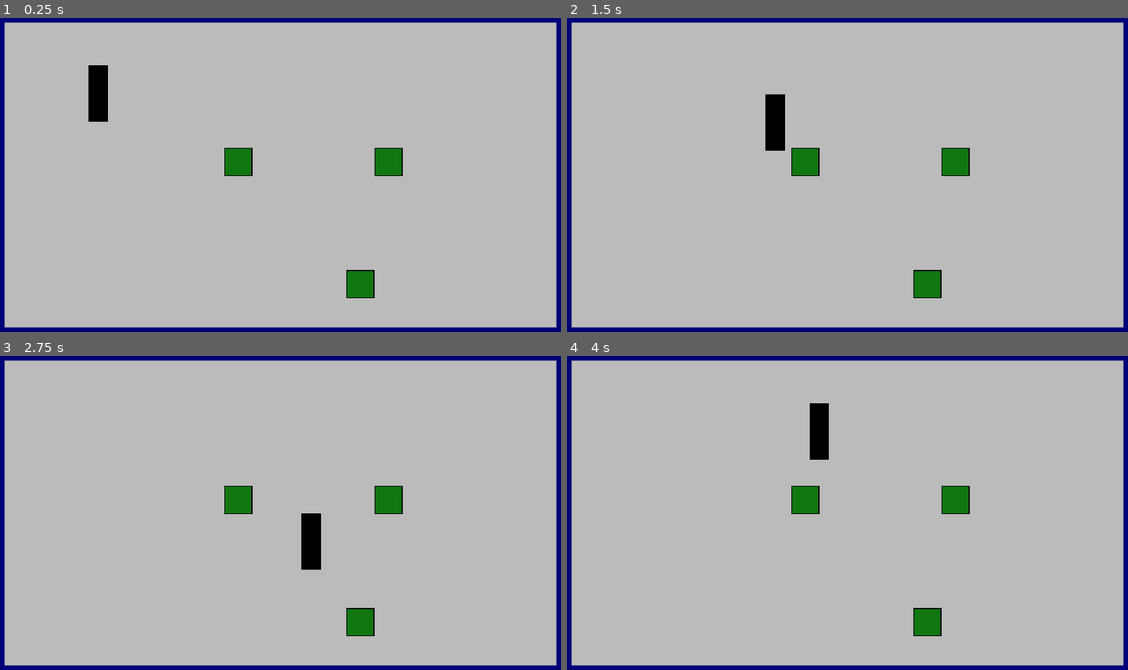
Above: before the commit, frames 1-4 (two rows, left to right).
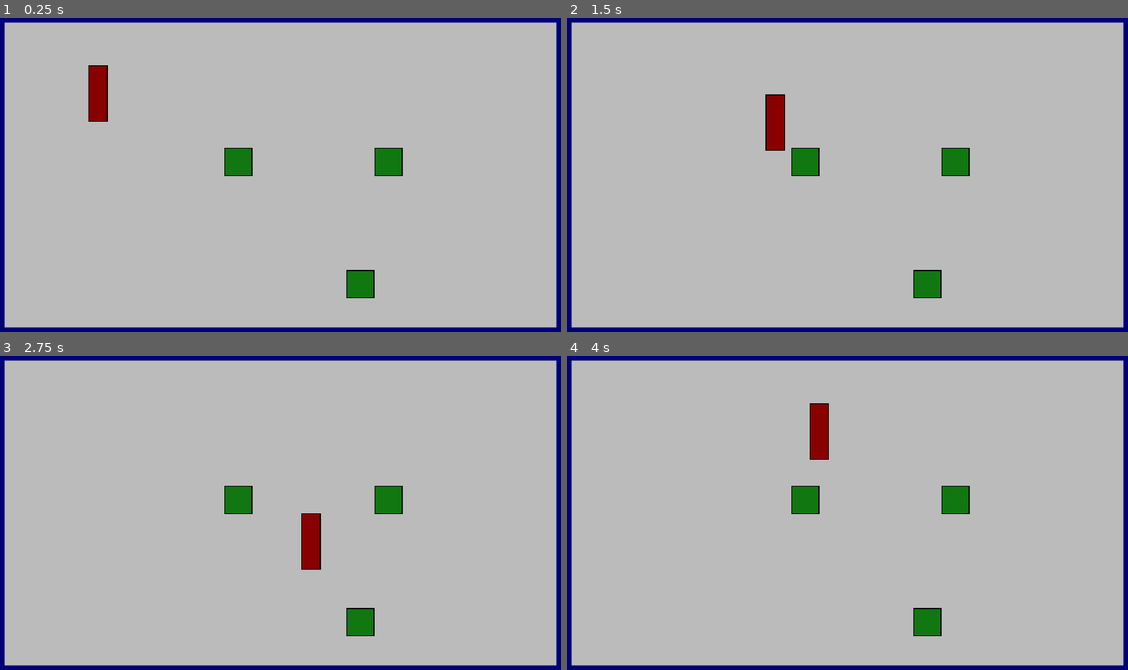
Above: after the commit, the same moments.

Repository: telmotrooper/goofy-demo
Game: Godot game, scene res://main.tscn
Two runs of this game, one before a commit and one after it. Both use one fixed random seed, a clock stepped at 60 frames per second and the inputs below.
Inputs:
- Up to frame 1 (0.25 s): no input
- Up to frame 2 (1.5 s): tap Enter at 0.5 s; hold Right (ui_right) 0.53-1.28 s; tap Space (ui_select) at 0.77 s; hold Down (ui_down) from 1.28 s (still down)
- Up to frame 3 (2.75 s): tap Space (ui_select) at 1.52 s; release Down (ui_down) at 2.03 s; hold Right (ui_right) from 2.03 s (still down)
- Up to frame 4 (4 s): release Right (ui_right) at 2.78 s; hold Up (ui_up) 2.78-3.53 s; tap Space (ui_select) at 3.02, 3.77 s; hold Left (ui_left) from 3.53 s (still down)

The runs differ from the first frame. In frame 1, 0.6% of the frame differs, in the area x 15-20%, y 15-33%; in frame 2, 0.5%; in frame 3, 0.6%; in frame 4, 0.6%.

Commit message:
Fix 'Moving Platform / Floor Layers' setting

Diff:
--- a/player/player.tscn
+++ b/player/player.tscn
@@ -14,6 +14,7 @@
 [node name="Player" type="CharacterBody2D"]
 scale = Vector2(3, 3)
 collision_mask = 6
+platform_floor_layers = 4294901760
 script = ExtResource("1_g3cum")
 
 [node name="CollisionShape2D" type="CollisionShape2D" parent="."]
@@ -34,6 +35,21 @@
 grow_vertical = 2
 size_flags_horizontal = 4
 color = Color(0, 0, 0, 1)
+
+[node name="ColorRect2" type="ColorRect" parent="."]
+anchors_preset = 8
+anchor_left = 0.5
+anchor_top = 0.5
+anchor_right = 0.5
+anchor_bottom = 0.5
+offset_left = -10.0
+offset_top = -31.0
+offset_right = 10.0
+offset_bottom = 31.0
+grow_horizontal = 2
+grow_vertical = 2
+size_flags_horizontal = 4
+color = Color(0.533333, 0, 0, 1)
 
 [node name="AreaUp" type="Area2D" parent="."]
 collision_layer = 0
